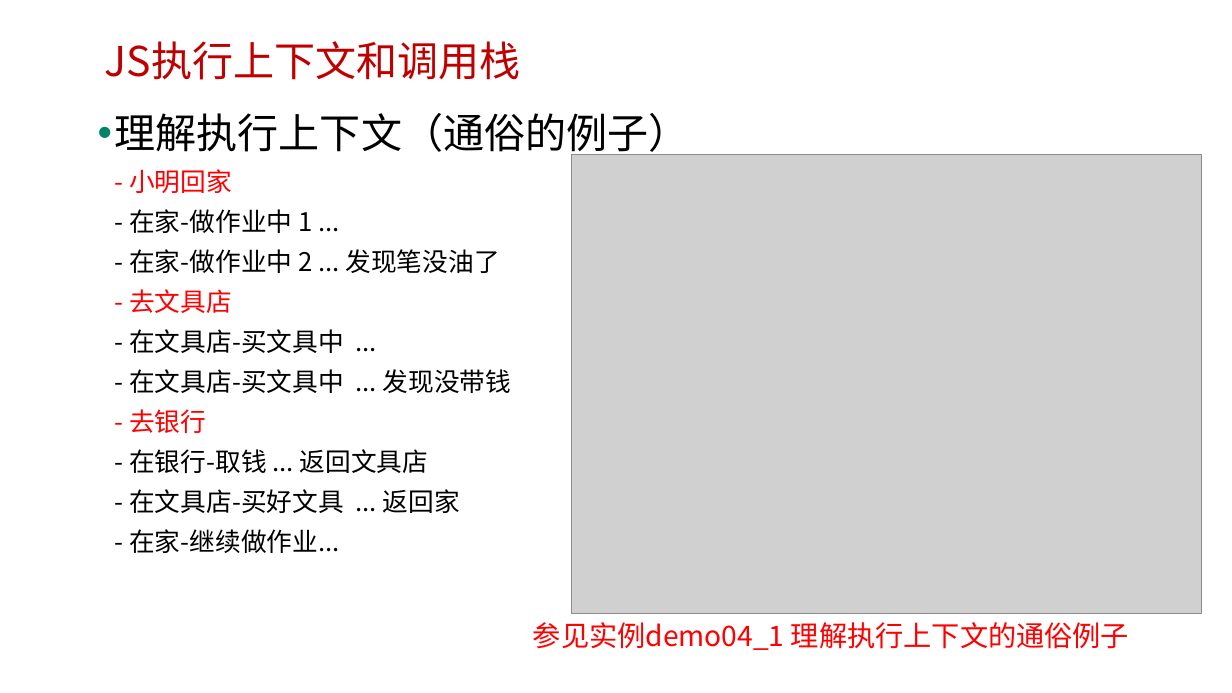
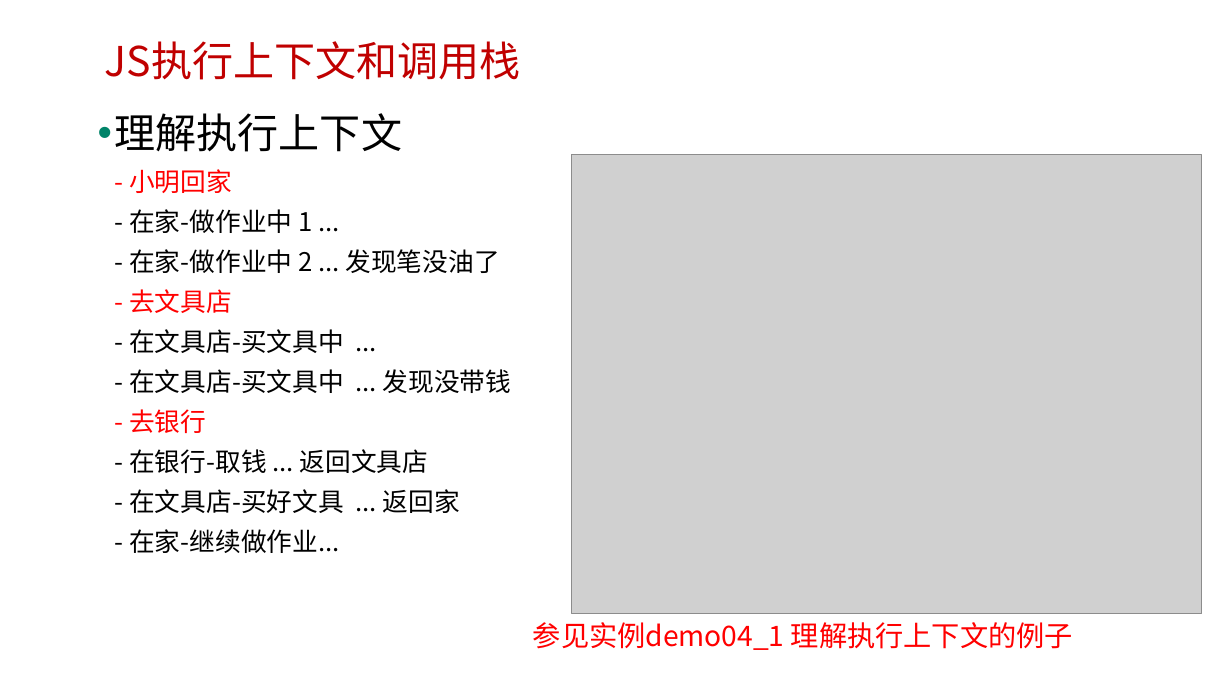
Before and after one commit to edu2act/course-javascript-advanced, a slide deck: slide 10 of 课程PPT/10.JS作用域及执行上下文.pptx. Drawn at 1232x693 pixels with LibreOffice and Linux fonts; fonts in the diff are those of the drawing; grey boxes stand for pictures; background and template pictures are left out. Boxes give left, top, right and bottom in pixels: in the first picture for what was removed or moved away, otherwise in the second. Text is boxed around its words. In the diff, an @@ line names an element or a change of style, - is before the commit and + after.

```diff
--- a/课程PPT/10.JS作用域及执行上下文.pptx
+++ b/课程PPT/10.JS作用域及执行上下文.pptx
@@ text at bbox=[115, 113, 511, 553]: text changed @@
-• 理解执行上下文（通俗的例子）
-  - 小明回家
-  - 在家-做作业中 1 ...
-  - 在家-做作业中 2 ... 发现笔没油了
-  - 去文具店
-  - 在文具店-买文具中 ...
-  - 在文具店-买文具中 ... 发现没带钱
-  - 去银行
-  - 在银行-取钱 ... 返回文具店
-  - 在文具店-买好文具 ... 返回家
-  - 在家-继续做作业...
+• 理解执行上下文
+  - 小明回家
+  - 在家-做作业中 1 ...
+  - 在家-做作业中 2 ... 发现笔没油了
+  - 去文具店
+  - 在文具店-买文具中 ...
+  - 在文具店-买文具中 ... 发现没带钱
+  - 去银行
+  - 在银行-取钱 ... 返回文具店
+  - 在文具店-买好文具 ... 返回家
+  - 在家-继续做作业...
@@ text at bbox=[533, 622, 1073, 650]: text changed @@
-参见实例demo04_1 理解执行上下文的通俗例子
+参见实例demo04_1 理解执行上下文的例子
```
Also in this commit, not shown: 1 other slide changed, 1 other file.
